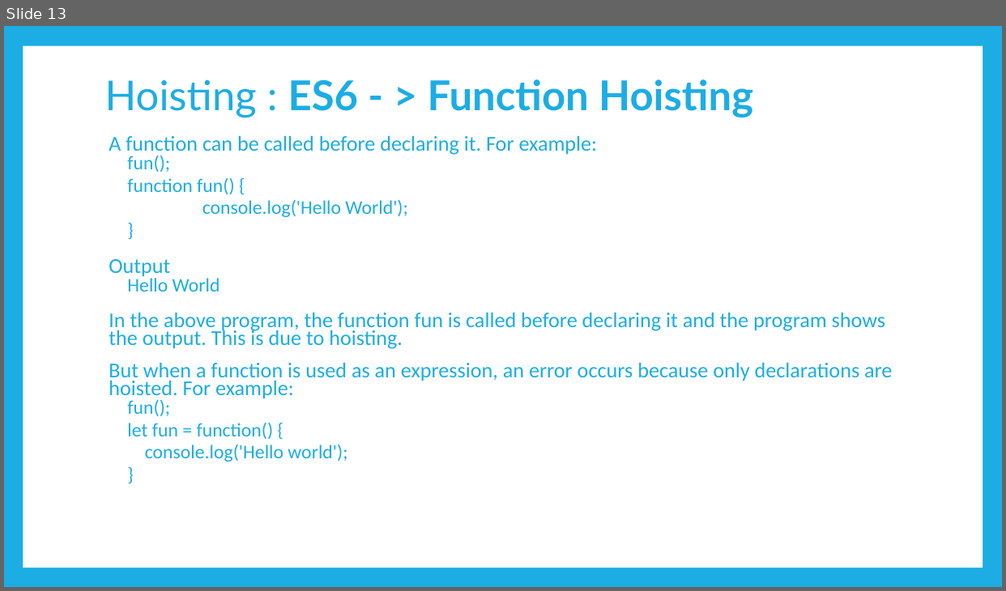
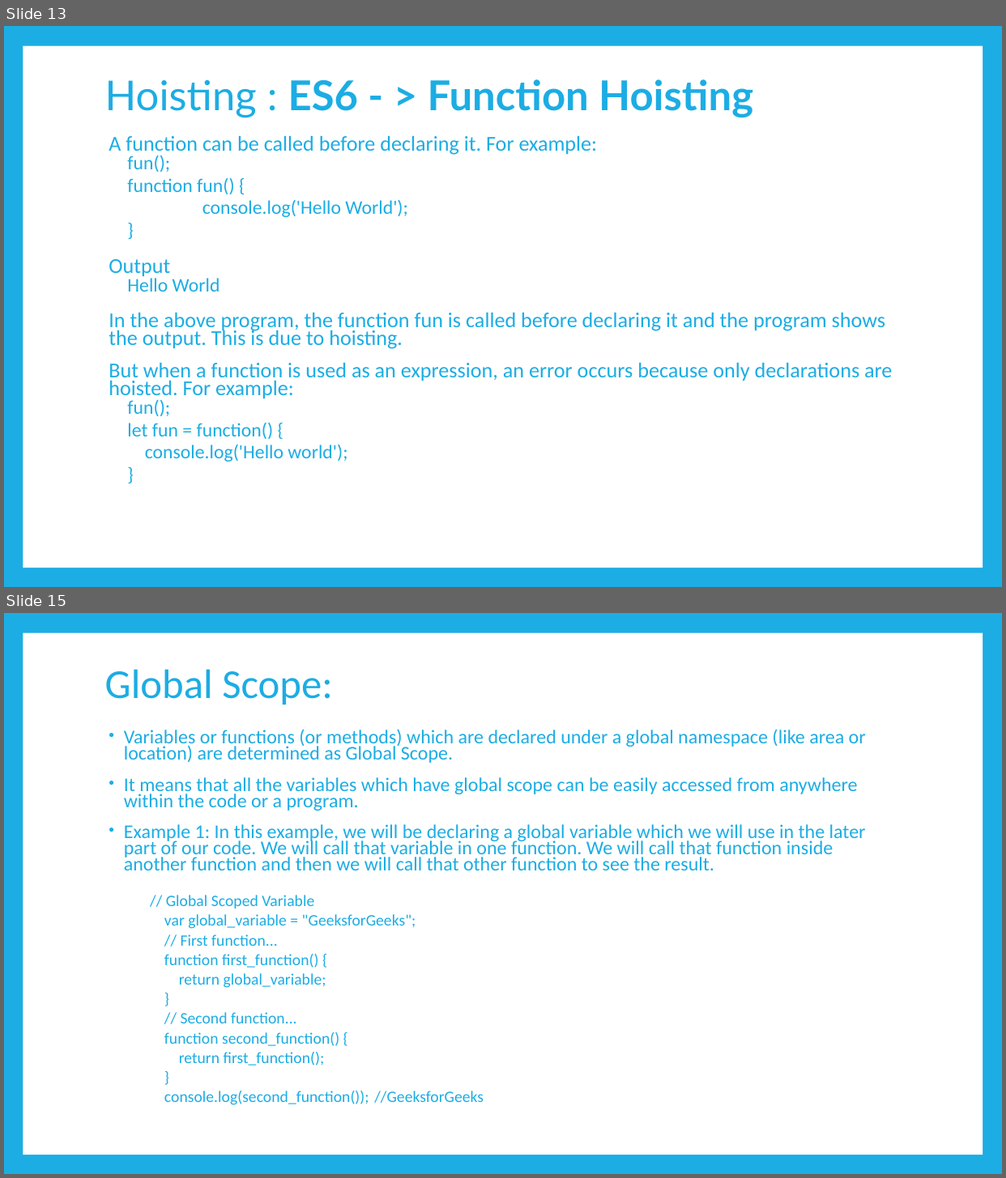
Before and after one commit to PramodJana/JavaScript, a slide deck: GFG JS Course Curriculam/Articles/009 JS Bonus Concept.pptx. Shown one above the other, each under a label of ours: slide 13 before the commit, slides 13 and 15 after it; the slides between them are not shown. The pictures are 1006x591 and 1006x1178 pixels, drawn with LibreOffice and Linux fonts; fonts in the diff are those of the drawing. Boxes give left, top, right and bottom in pixels: in the first picture for what was removed or moved away, otherwise in the second. Text is boxed around its words. In the diff, an @@ line names an element or a change of style, - is before the commit and + after.

```diff
--- a/GFG JS Course Curriculam/Articles/009 JS Bonus Concept.pptx
+++ b/GFG JS Course Curriculam/Articles/009 JS Bonus Concept.pptx
@@ slide 15 added at bbox=[4, 613, 1002, 1174], background #1CADE4; not listed: 1 template element that a slide beside it also shows @@
@@ title added at bbox=[105, 669, 333, 705], 39.6 pt, text #1CADE4 @@
+Global Scope:
@@ text added at bbox=[124, 729, 866, 1105], 18.7 pt, text #1CADE4 @@
+• Variables or functions (or methods) which are declared under a global namespace (like area or location) are determined as Global Scope.
+• It means that all the variables which have global scope can be easily accessed from anywhere within the code or a program.
+• Example 1: In this example, we will be declaring a global variable which we will use in the later part of our code. We will call that variable in one function. We will call that function inside another function and then we will call that other function to see the result.
+    // Global Scoped Variable
+    var global_variable = "GeeksforGeeks";
+    // First function...
+    function first_function() {
+    return global_variable;
+    }
+    // Second function...
+    function second_function() {
+    return first_function();
+    }
+    console.log(second_function()); //GeeksforGeeks
```
Also in this commit, not shown: 5 other slides added.
